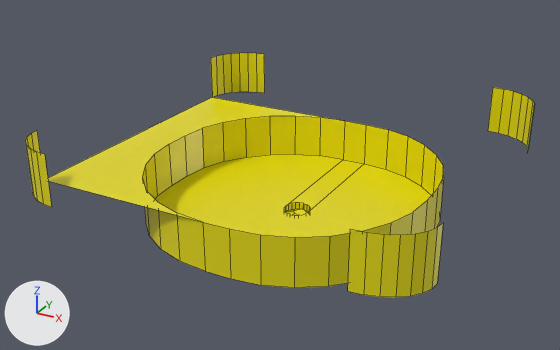
Two versions of the FBX model Assets/Furniture Assets/FBX/ceilinglight.fbx, one commit apart.
Camera for both pictures: a 50 mm camera at (3.43, -6.6, 2.88) aimed at (-0.14, -0.11, -0.36). Every picture has the same lights, and +X, +Y and +Z are marked at lower left. Mesh edges are drawn as thin lines. Where no turn or scale is listed for an object, it has been applied to the vertices. Vertices at the same position are counted once.
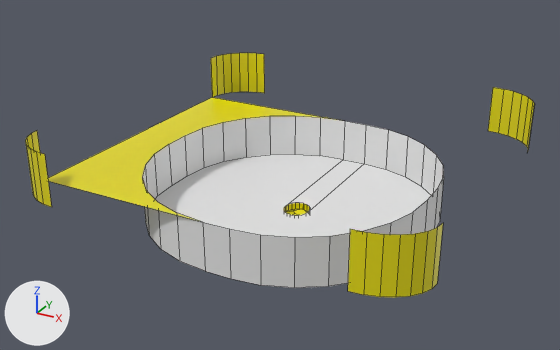
The change, as a diff of the scene's bpy script:
```diff
--- a/Assets/Furniture Assets/FBX/ceilinglight.fbx.py
+++ b/Assets/Furniture Assets/FBX/ceilinglight.fbx.py
@@ mat_material_001 @@
+mat_material_001 = principled_material('Material.001')
+mat_material_001.base_color = (0.8, 0.8, 0.8)  # white #e7e7e7
@@ me_cube @@
 me_cube.from_pydata(...)  # 216 vertices, 112 faces; spans x -2.02..2.02, y -1.97..1.97, z -0.86..0.26
 # used by ob_cube; location = (0.0, 0.0, 0.0)
+# me_cube part 1: all 34 faces centred in x -1.51..1.47, y -1.55..1.48, z -0.76..-0.51 switch from mat_material (yellow #e7dc00) to mat_material_001 (white #e7e7e7)
```

Location of each change, [x1, y1, x2, y2] in pixels of the pictures (560 x 350 px):
part 1 of me_cube, recoloured (yellow to white)
    both: [142, 116, 444, 288]
